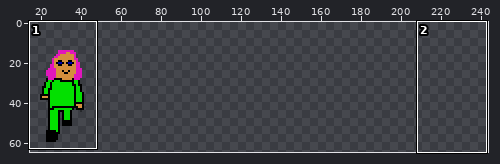
One commit to this sprite sheet: data/images/player.png. Above: a wide view before the commit, with the close-up outlined.
Close-up. Before the commit:
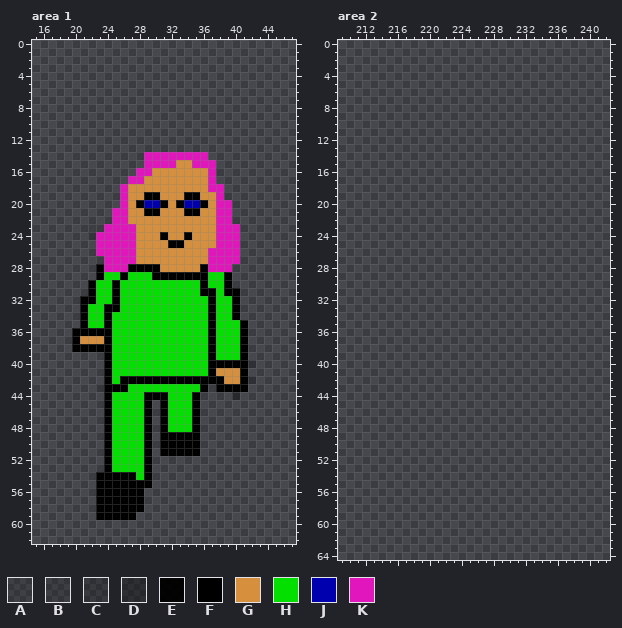
The file is 256x256 pixels. Pixels under 10% opacity are left out. Colours within 5 levels of each other are drawn and written as one. Shown: area 1: x 15..47, y 0..62; area 2: x 209..242, y 0..64. The wide view leaves out empty margins. The commit also changed other parts of the picture, which this record leaves out.
Palette (. is transparent): A #0000001b  B #00000023  C #00000033  D #00000057  E #000000f5  F #000000  G #d58f3d  H #03e000  J #0000ae  K #e116bd
Pixels before, area 1, first column x 20:
14 .........KKKKKKKK......
15 .........KKKKGGKKK.....
16 ........KKGGGGGGGK.....
17 .......KKGGGGGGGGK.....
18 ......KGGGGGGGGGGKK....
19 ......KGGFFGGGFFGGK....
20 ......KGFJJFGFJJFGKK...
21 .....KKGGFFGGGFFGGKK...
22 .....KKGGGGGGGGGGGKK...
23 ..B.KKKKGGGGGGGGGGKKK..
24 ..BKKKKKGGGFGGFGGGKKK..
25 ...KKKKKGGGGFFGGGGKKK..
26 ...KKKKKGGGGGGGGGKKKK..
27 ....KKKKGGGGGGGGGKKKK..
28 ...FKKKFFFFGGGGGFKKK...
29 ...FHHFHHHFFFFFFFHHF...
30 ..FHHFHHHHHHHHHHFHHF...
31 ..FHHFHHHHHHHHHHFFHFF..
32 .FFHHFHHHHHHHHHHHFHHF..
33 .FHHFFHHHHHHHHHHHFHHF..
34 .EHHFHHHHHHHHHHHHFHHF..
35 .FHHFHHHHHHHHHHHHFHHHF.
36 FFFFFHHHHHHHHHHHHFHHHF.
37 FGGGFHHHHHHHHHHHHFHHHF.
38 FFFFFHHHHHHHHHHHHFHHHF.
39 ....FHHHHHHHHHHHHFHHHF.
40 ....FHHHHHHHHHHHHFFFFFC
41 ....FHHHHHHHHHHHHFGGGF.
42 ....FHFFFFFFFFFFFFFGGFC
43 ...AFFFHHHHHHHHHF.FFFF.
44 ....FHHHHFFFHHHF....D..
45 ....FHHHHF.FHHHF.......
46 ....FHHHHF.FHHHF.......
47 ....FHHHHF.FHHHF.......
48 ....FHHHHF.FHHHF.......
49 ....FHHHHF.FFFFF.......
50 ....FHHHHF.FFFFF.......
51 ....FHHHHF.FFFFF.......
52 ....FHHHHF.............
53 ....FHHHHF.............
54 ...FFFFFHF.............
55 ...FFFFFFF.............
56 ...FFFFFF..............
57 ...FFFFFF..............
58 ...FFFFFF..............
59 ...FFFFF...............
After:
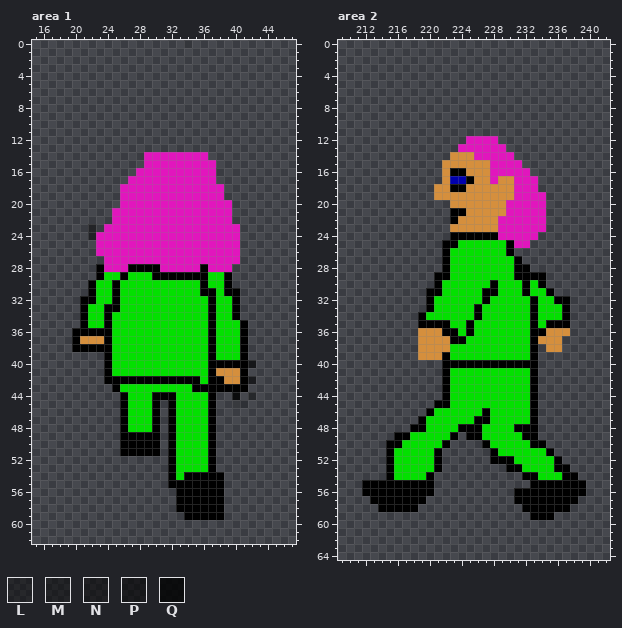
Colours new in this view: L #00000071  M #0000007f  N #0000008c  P #0000009e  Q #000000d2
Diff:
Changed rows in their new state; - is an unchanged pixel.
Area 1:
first column x 34:
 0 A
first column x 22:
15 -----------KK---
16 --------KKKKKKK-
17 -------KKKKKKKK-
18 -----KKKKKKKKKK-
19 -----KKKKKKKKKKK
20 -----KKKKKKKKKKK
21 -----KKKKKKKKKKK
22 -----KKKKKKKKKKK
23 M-----KKKKKKKKKK
24 L-----KKKKKKKKKK
25 ------KKKKKKKKKK
26 ------KKKKKKKKK-
27 ------KKKKKKKKK-
28 ---------KKKKK--
first column x 21:
34 F
first column x 23:
40 -------------------P
42 --F----------H-----N
43 ..-H--------F-F-----
44 -..F--H--F--HHF--Q-D
45 -..F--HF.F--HHF--CC-
46 -..F--HF.F--HHF-----
47 -..F--HF.F--HHF-----
48 -..F--HF.F--HHF-----
49 -..FFF-F.-HHHHF-----
50 -..FFF-F.-HHHHF-----
51 -..FFF-F.-HHHHF-----
52 -......--FHHHHF-----
53 -......--FHHHHF-----
54 .......--FHFFFFF----
55 .......--FFFFFFF----
56 ......----FFFFFF----
57 ......----FFFFFF----
58 ......----FFFFFF----
59 .....------FFFFF----
Area 2:
first column x 221:
 0 A
first column x 212:
12 -------------KKKK-----------
13 ------------KKKKKK----------
14 -----------GGGKKKKK---------
15 ----------GGGGGGKKKK--------
16 ----------GFFGGGKKKKK-------
17 ----------GJJFGGKGGKKK------
18 ---------GGFFGGGGGGKKK------
19 ---------GGGGGGGGGGKKKK-----
20 -----------GGGGGGGKKKKK-----
21 -----------FFGGGGGKKKKK-----
22 -----------FGGGGGKKKKKK-----
23 -----------GGGGGGKKKKKK-----
24 -----------FFFFFFKKKKK------
25 ----------FFHHHHHHFKK-------
26 ----------FHHHHHHHF---------
27 ----------FHHHHHHHHF--------
28 ----------FHHHHHHHHFF-------
29 ---------FFHHHHHHHHFFFF-----
30 ---------FHHHHHHFHHHFHF-----
31 --------FFHHHHHFFHHHFHHF----
32 --------FHHHHHHFHHHHHFHHFF--
33 --------FHHHHHFHHHHHHFHHHF--
34 -------FHHHHHHFHHHHHHFHHHF--
35 -------FFFFHHFHHHHHHHFHFFF--
36 -------GGGFFHFHHHHHHHFFGGG--
37 -------GGGGFFHHHHHHHHFGGG---
38 -------GGGGHHHHHHHHHHF-GG---
39 -------GGGFHHHHHHHHHHF------
40 ----------FFFFFFFFFFFF------
41 ----------FHHHHHHHHHHF------
42 ----------FHHHHHHHHHHF------
43 ----------FHHHHHHHHHHF------
44 ----------FHHHHHHHHHHF------
45 ---------FFHHHHHHHHHHF------
46 --------FHHHHHHFHHHHHF------
47 -------FHHHHHHFFHHHHHF------
48 ------FFHHHHFFFHHHHFFF------
49 ----FFHHHHHF-FFHHHHHFF------
50 ---FFHHHHHF----FHHHHHFF-----
51 ---FHHHHHF------FHHHHHHF----
52 ---FHHHHHF------FFFHHHHHF---
53 ---FHHHHHF--------FFHHHHFF--
54 ---FHHHHF-----------FFHHHFF-
55 FFFFFFFFF------------FFFFFFF
56 FFFFFFFFF----------FFFFFFFFF
57 -FFFFFFF-----------FFFFFFFF-
58 --FFFFF-------------FFFFFF--
59 ---------------------FFF----
Where, in picture pixels (left, top, right, bottom), the same in both close-ups:
added: (184, 40, 192, 48)
changed: (128, 160, 216, 272)
changed: (88, 224, 96, 240)
changed: (80, 312, 88, 320)
changed: (96, 360, 256, 520)
added: (434, 40, 442, 48)
added: (362, 136, 586, 520)
